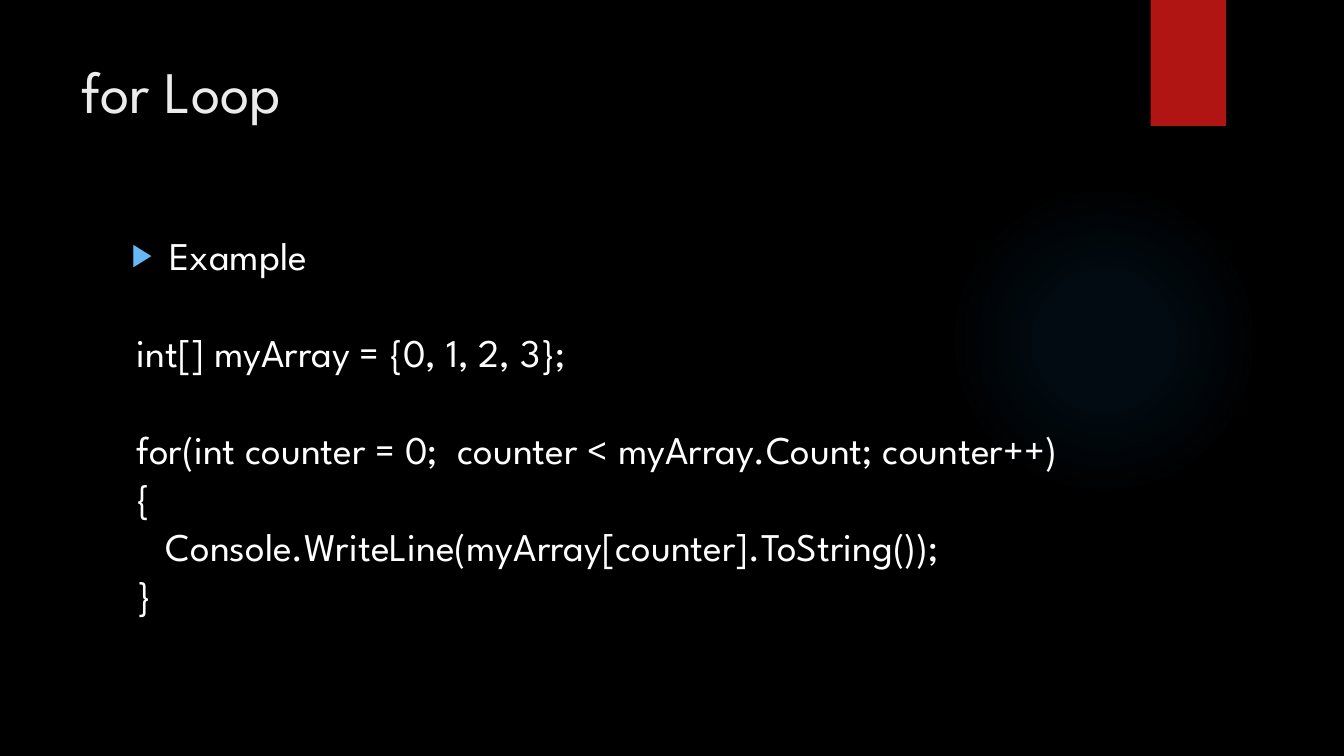
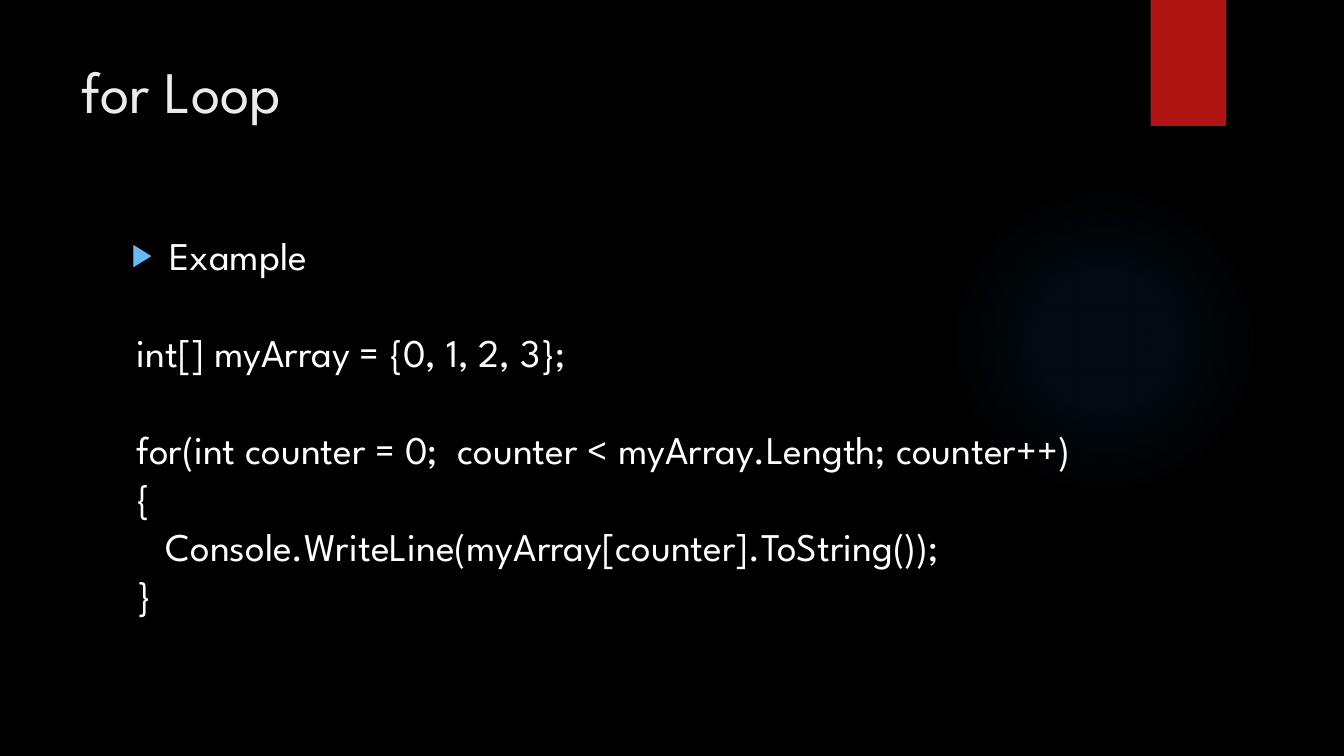
Before and after one commit to LogolsLLC/LogolsFebruary2018, a slide deck: slide 31 of Slides/02_C#_TrainingPlan.pptx. Drawn at 1344x756 pixels with LibreOffice and Linux fonts; fonts in the diff are those of the drawing; background and template pictures are left out. Boxes give left, top, right and bottom in pixels: in the first picture for what was removed or moved away, otherwise in the second. Text is boxed around its words. In the diff, an @@ line names an element or a change of style, - is before the commit and + after.

```diff
--- a/Slides/02_C#_TrainingPlan.pptx
+++ b/Slides/02_C#_TrainingPlan.pptx
@@ text at box(137, 436, 1070, 473): text changed @@
-for(int counter = 0; counter < myArray.Count; counter++)
+for(int counter = 0; counter < myArray.Length; counter++)
```
Also in this commit, not shown: 4 other slides changed.
